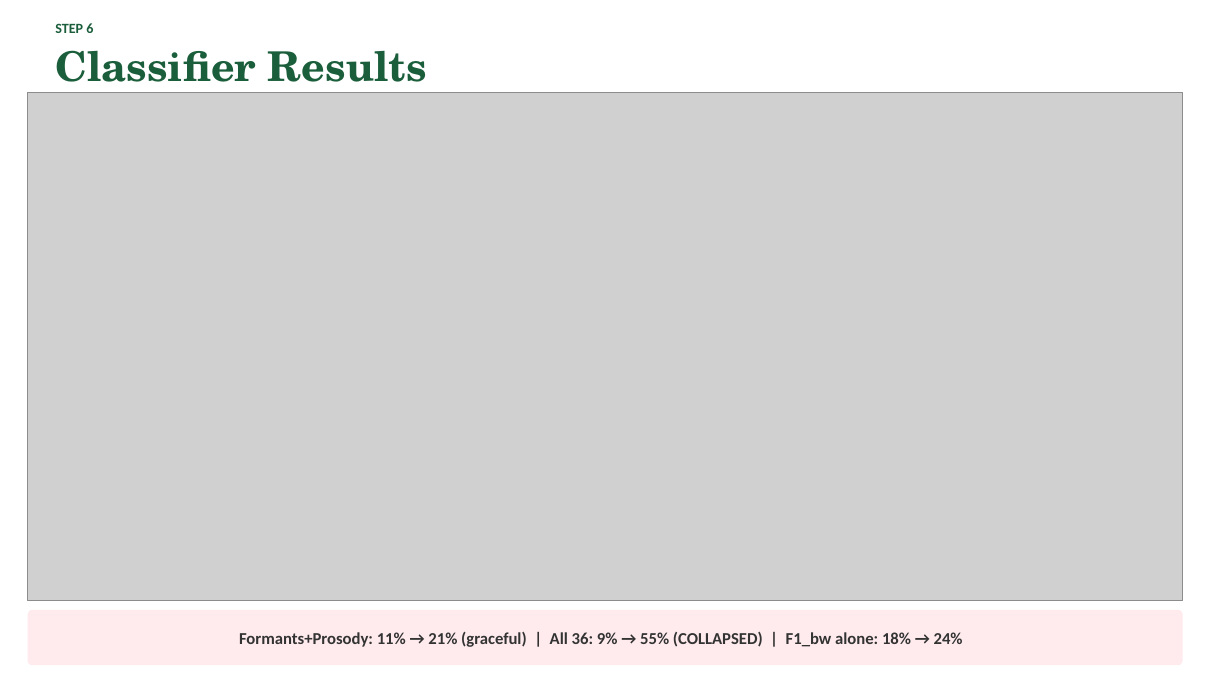
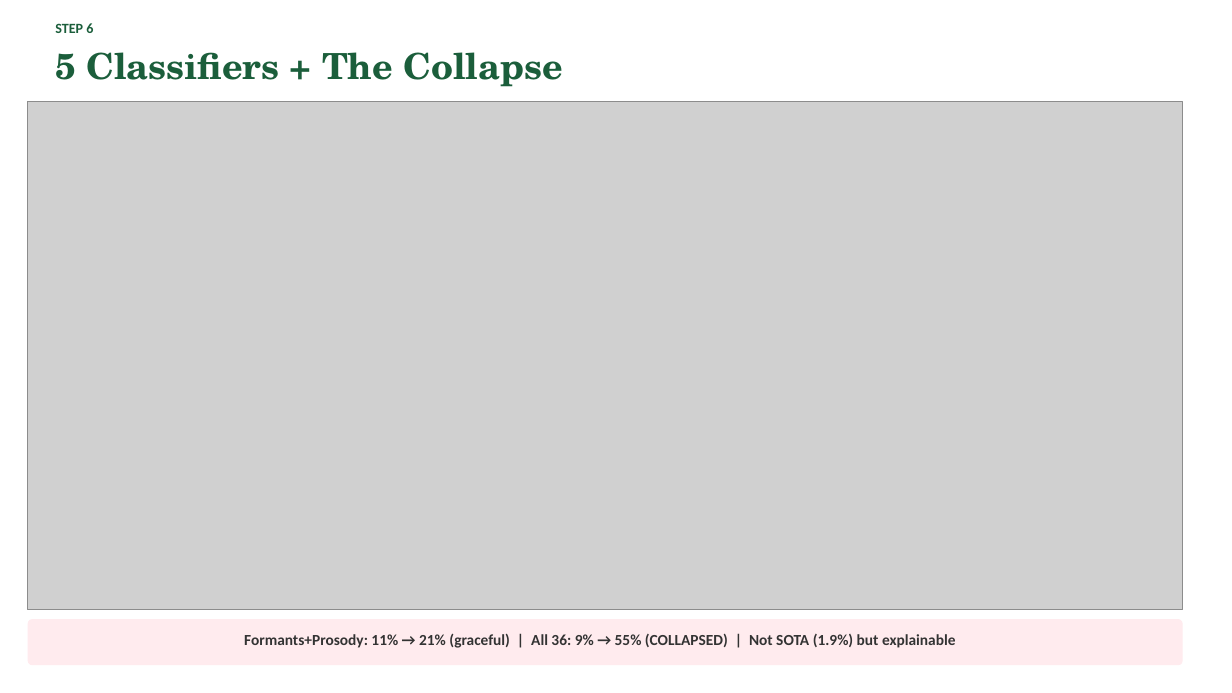
Before and after one commit to Yash-Sukhdeve/stats-audio-deepfake-detection, a slide deck: slide 11 of presentation/MCCNNY_2026_FINAL.pptx (slide 8 before the commit). Drawn at 1232x693 pixels with LibreOffice and Linux fonts; fonts in the diff are those of the drawing; grey boxes stand for pictures. Boxes give left, top, right and bottom in pixels: in the first picture for what was removed or moved away, otherwise in the second. Text is boxed around its words. In the diff, an @@ line names an element or a change of style, - is before the commit and + after.

```diff
--- a/presentation/MCCNNY_2026_FINAL.pptx
+++ b/presentation/MCCNNY_2026_FINAL.pptx
@@ text at (55, 52, 563, 87): text changed; size 32 to 28 pt @@
-Classifier Results
+5 Classifiers + The Collapse
@@ picture: place and size @@
-picture at (28, 92, 1183, 601)
+picture at (28, 102, 1183, 610)
@@ rounded rectangle: place and size @@
-rounded rectangle at (28, 610, 1183, 665)
+rounded rectangle at (28, 619, 1183, 665)
@@ rounded rectangle at (28, 619, 1183, 665): proportions changed @@
@@ text at (244, 634, 956, 648): text changed; size 13 to 12 pt @@
-Formants+Prosody: 11% → 21% (graceful) | All 36: 9% → 55% (COLLAPSED) | F1_bw alone: 18% → 24%
+Formants+Prosody: 11% → 21% (graceful) | All 36: 9% → 55% (COLLAPSED) | Not SOTA (1.9%) but explainable
```
Also in this commit, not shown: 6 other slides changed, 4 slides added, 1 slide removed.
